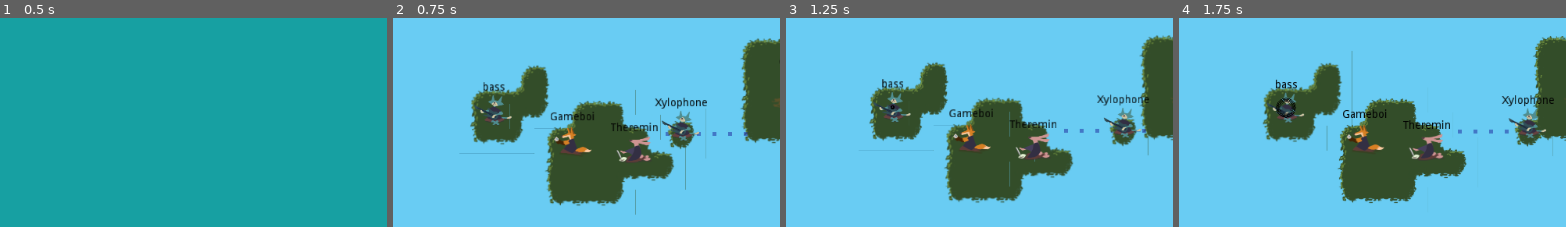
Above: before the commit, frames 1-4 (left to right).
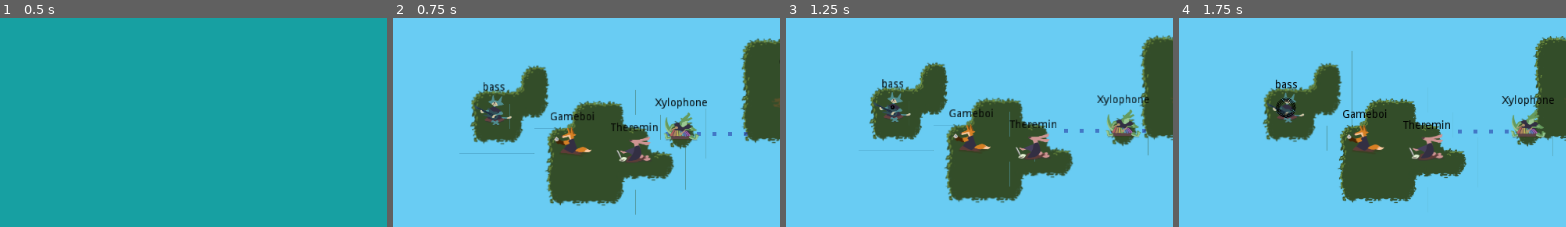
Above: after the commit, the same moments.

Repository: uspgamedev/skyjammers
Game: Godot game, scene res://menus/stage-selector/main.tscn
The game is run twice, just before and just after one commit, with the same random seed, the same clock (stepped at 60 frames per second) and the same inputs. Sound files missing from this copy of the repository are replaced by a short silence.
Inputs:
- Up to frame 1 (0.5 s): no input
- Up to frame 2 (0.75 s): click "Stage 01" at 0.5 s
- Up to frame 3 (1.25 s): no input
- Up to frame 4 (1.75 s): tap Enter (ui_accept) at 1.25, 1.52 s; hold Space (action_play) from 1.28 s (still down)
The pictures show only the part of the screen within x 35-85%, y 29-79%; the shares and areas given below are measured in that part.

Frame 1 is identical in both runs. In frame 2, 0.7% of the frame differs, in the area x 69-80%, y 44-59%; in frame 3, 0.7%; in frame 4, 0.7%, in the area x 85-95%, y 43-58%.
Error in both runs: Attempt to call function 'get_rotation' in base 'null instance' on a null instance. (res://Instruments/Instrument.gd:25)

Commit message:
Added crocs

Diff:
--- a/game/Instruments/Xylophone/Xylophone.tscn
+++ b/game/Instruments/Xylophone/Xylophone.tscn
@@ -1,10 +1,11 @@
-[gd_scene load_steps=7 format=2]
+[gd_scene load_steps=8 format=2]
 
 [ext_resource path="res://Instruments/Instrument.tscn" type="PackedScene" id=1]
-[ext_resource path="res://Instruments/Xylophone/XylophoneWaveShape.gd" type="Script" id=2]
-[ext_resource path="res://assets/sound/xylophone_riff.wav" type="AudioStream" id=3]
-[ext_resource path="res://assets/sound/xylophone_riff2.wav" type="AudioStream" id=4]
-[ext_resource path="res://assets/sound/xylophone_sfx.wav" type="AudioStream" id=5]
+[ext_resource path="res://assets/img/croc-xylo.png" type="Texture" id=2]
+[ext_resource path="res://Instruments/Xylophone/XylophoneWaveShape.gd" type="Script" id=3]
+[ext_resource path="res://assets/sound/xylophone_riff.wav" type="AudioStream" id=4]
+[ext_resource path="res://assets/sound/xylophone_riff2.wav" type="AudioStream" id=5]
+[ext_resource path="res://assets/sound/xylophone_sfx.wav" type="AudioStream" id=6]
 
 [sub_resource type="RectangleShape2D" id=1]
 
@@ -13,10 +14,14 @@
 
 [node name="Xylophone" index="0" instance=ExtResource( 1 )]
 
+[node name="Sprite" parent="." index="1"]
+
+texture = ExtResource( 2 )
+
 [node name="SoundWaveShape" parent="." index="3"]
 
 shape = SubResource( 1 )
-script = ExtResource( 2 )
+script = ExtResource( 3 )
 
 [node name="Polygon2D" type="Polygon2D" parent="SoundWaveShape" index="0"]
 
Not shown: 1 places in game/Instruments/Xylophone/Xylophone.tscn that only renumber resources
